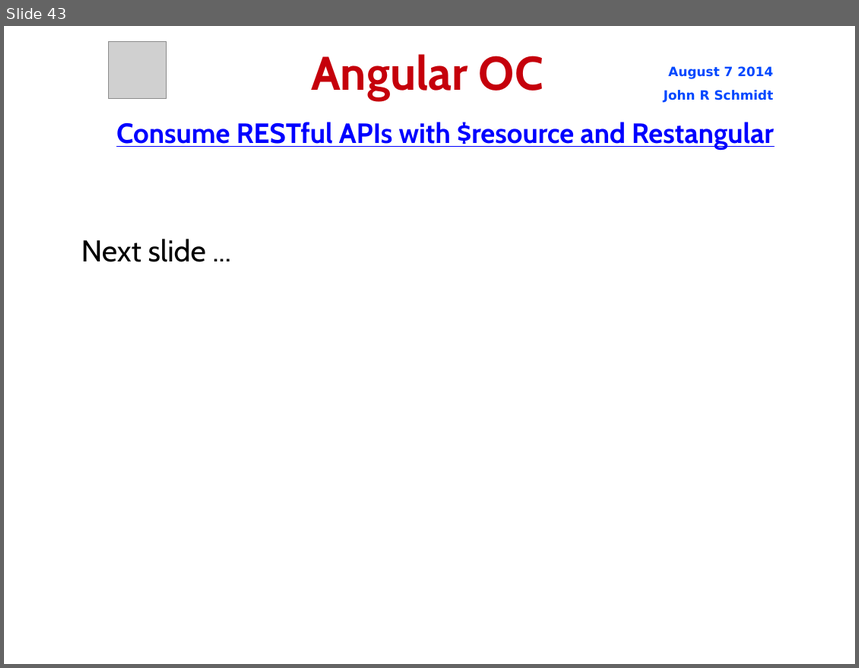
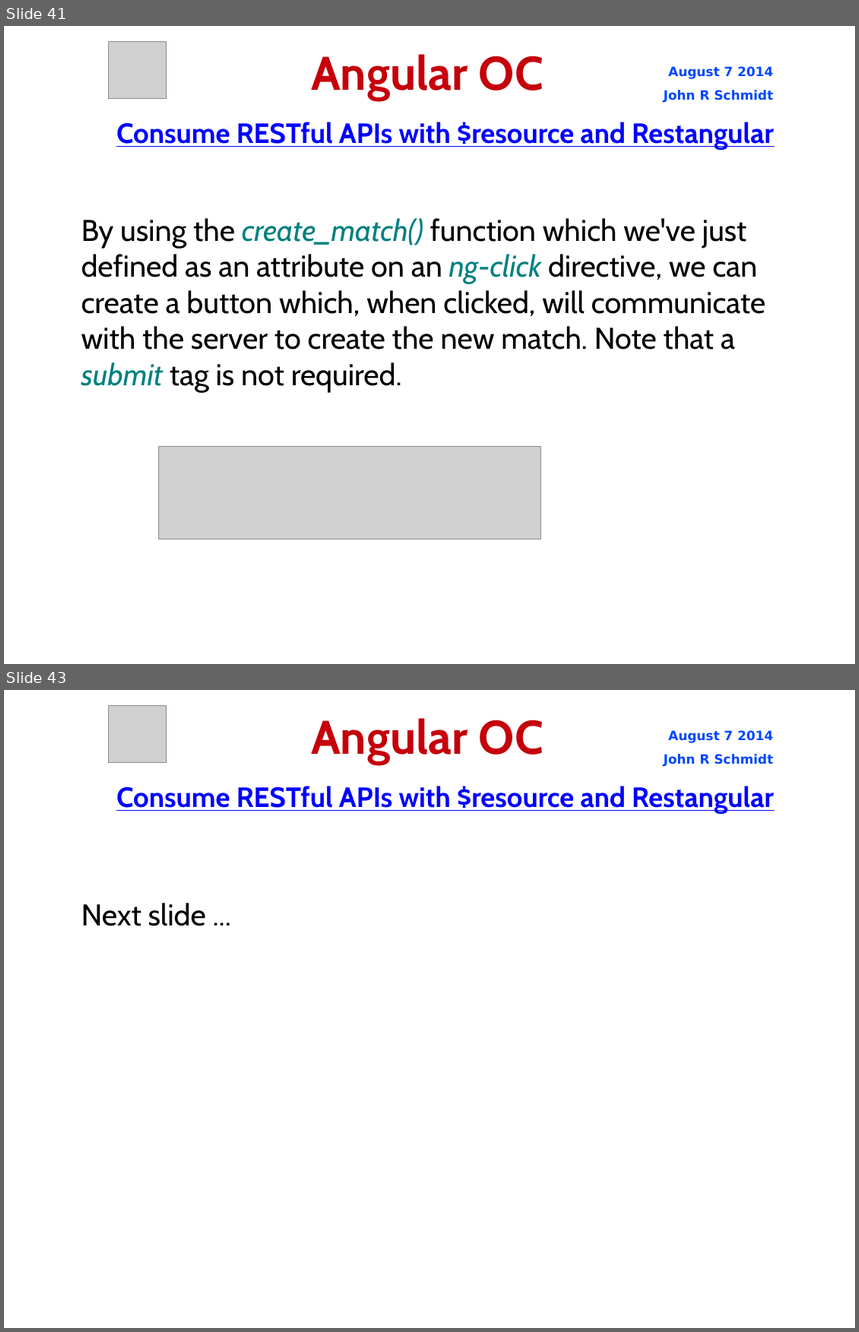
Before and after one commit to jrschmidt/fifa-angular-rest-demo, a slide deck: fifa.odp. Shown one above the other, each under a label of ours: slide 43 before the commit, slides 41 and 43 after it; the slides between them are not shown. The pictures are 859x668 and 859x1332 pixels, drawn with LibreOffice and Linux fonts; fonts in the diff are those of the drawing; grey boxes stand for pictures; background and template pictures are left out. Boxes give left, top, right and bottom in pixels: in the first picture for what was removed or moved away, otherwise in the second. Text is boxed around its words. In the diff, an @@ line names an element or a change of style, - is before the commit and + after.

Commit message:
update presentation to show 'new match' functionality

```diff
--- a/fifa.odp
+++ b/fifa.odp
@@ slide 41 added at [4, 26, 855, 664], background picture (left out) @@
@@ picture added at [108, 41, 166, 99] @@
@@ title added at [311, 54, 544, 100], 44 pt, text #C5000B, bold @@
+Angular OC
@@ text added at [664, 66, 774, 103], 12 pt, text #0047FF, bold @@
+August 7 2014
+John R Schmidt
@@ text added at [116, 122, 774, 150], 26 pt, text #0000FF, bold, underline @@
+Consume RESTful APIs with $resource and Restangular
@@ subtitle added at [82, 218, 766, 392], 28 pt, text #000000 @@
+By using the create_match() function which we've just defined as an attribute on an ng-click directive, we can create a button which, when clicked, will communicate with the server to create the new match. Note that a submit tag is not required.
@@ picture added at [158, 447, 541, 540] @@
```
Also in this commit, not shown: 3 slides changed, 4 other slides added, 18 other files.
